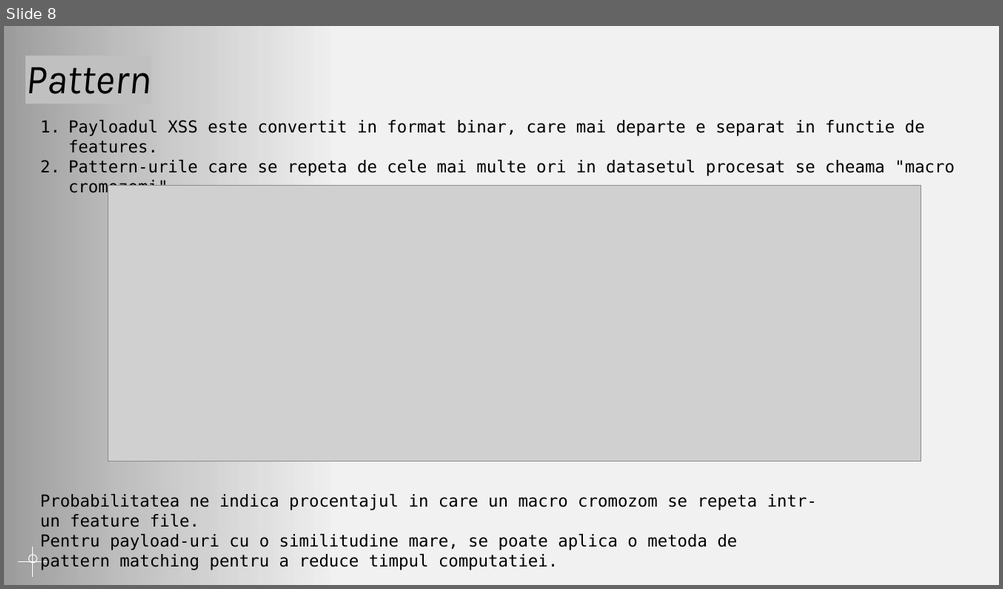
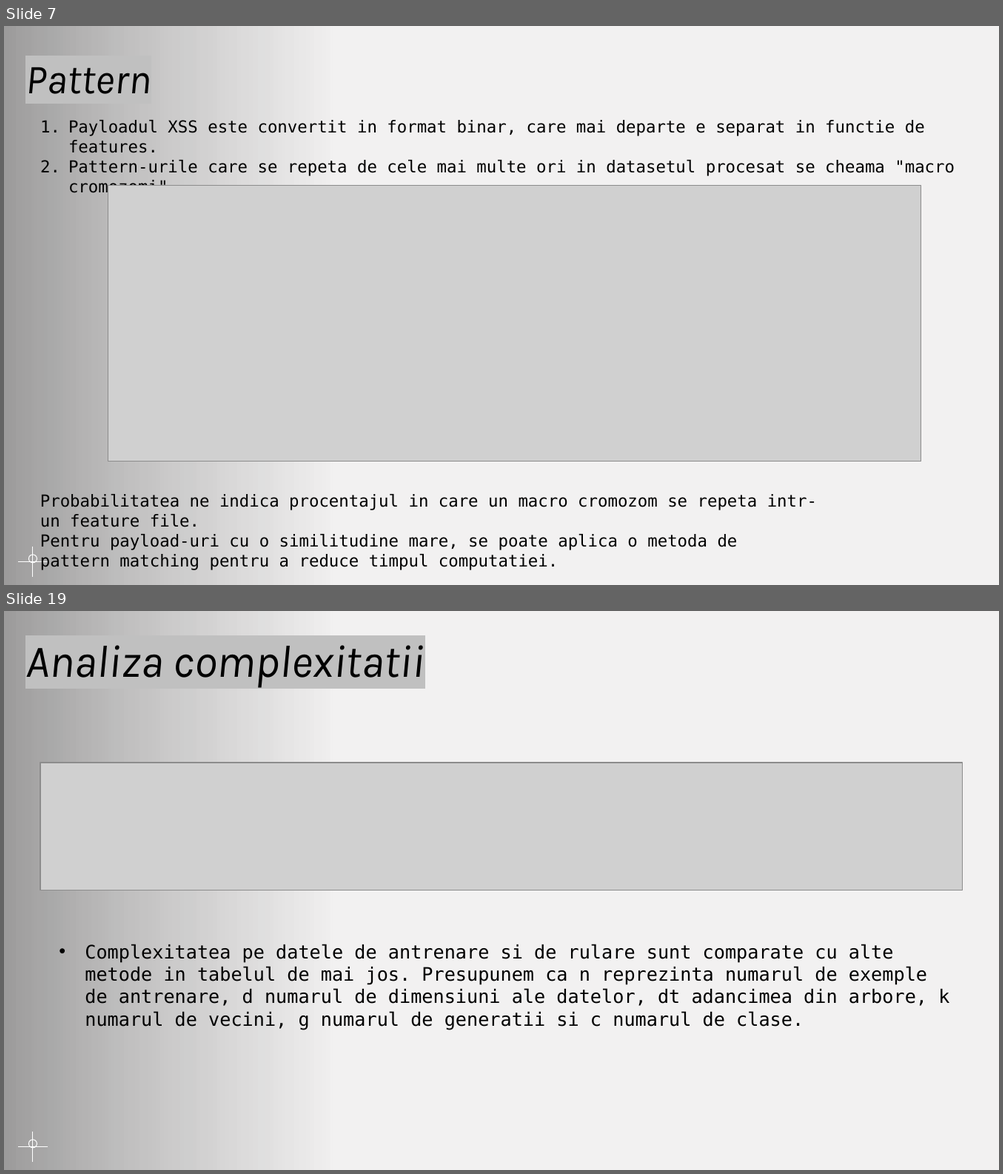
Before and after one commit to AntonioN09/ProiectTSS, a slide deck: Proiect_TSS.pptx. Shown one above the other, each under a label of ours: slide 8 before the commit, slides 7 and 19 after it; the slides between them are not shown. The pictures are 1003x589 and 1003x1174 pixels, drawn with LibreOffice and Linux fonts; fonts in the diff are those of the drawing; grey boxes stand for pictures; background and template pictures are left out. Boxes give left, top, right and bottom in pixels: in the first picture for what was removed or moved away, otherwise in the second. Text is boxed around its words. In the diff, an @@ line names an element or a change of style, - is before the commit and + after.

```diff
--- a/Proiect_TSS.pptx
+++ b/Proiect_TSS.pptx
@@ slide 19 added at <box>4,611,999,1170</box>, background picture (left out) @@
@@ rectangle added at <box>4,611,333,1170</box>, fill gradient #000000 @@
@@ title added at <box>25,645,424,688</box>, 44.1 pt, text #000000, italic @@
+Analiza complexitatii
@@ picture added at <box>40,763,963,891</box> @@
@@ text added at <box>85,944,949,1031</box>, 18 pt, text #000000 @@
+• Complexitatea pe datele de antrenare si de rulare sunt comparate cu alte metode in tabelul de mai jos. Presupunem ca n reprezinta numarul de exemple de antrenare, d numarul de dimensiuni ale datelor, dt adancimea din arbore, k numarul de vecini, g numarul de generatii si c numarul de clase.
@@ ellipse added at <box>28,1140,37,1148</box>, outline #FFFFFF 0.75 pt @@
@@ line added from (33, 1162) to (33, 1133), #FFFFFF 0.75 pt @@
@@ line added from (18, 1147) to (47, 1147), #FFFFFF 0.75 pt @@
@@ what was slide 8 is now slide 7 @@
```
Also in this commit, not shown: 5 slides changed, 7 other slides added, 1 slide removed, 2 other files.
